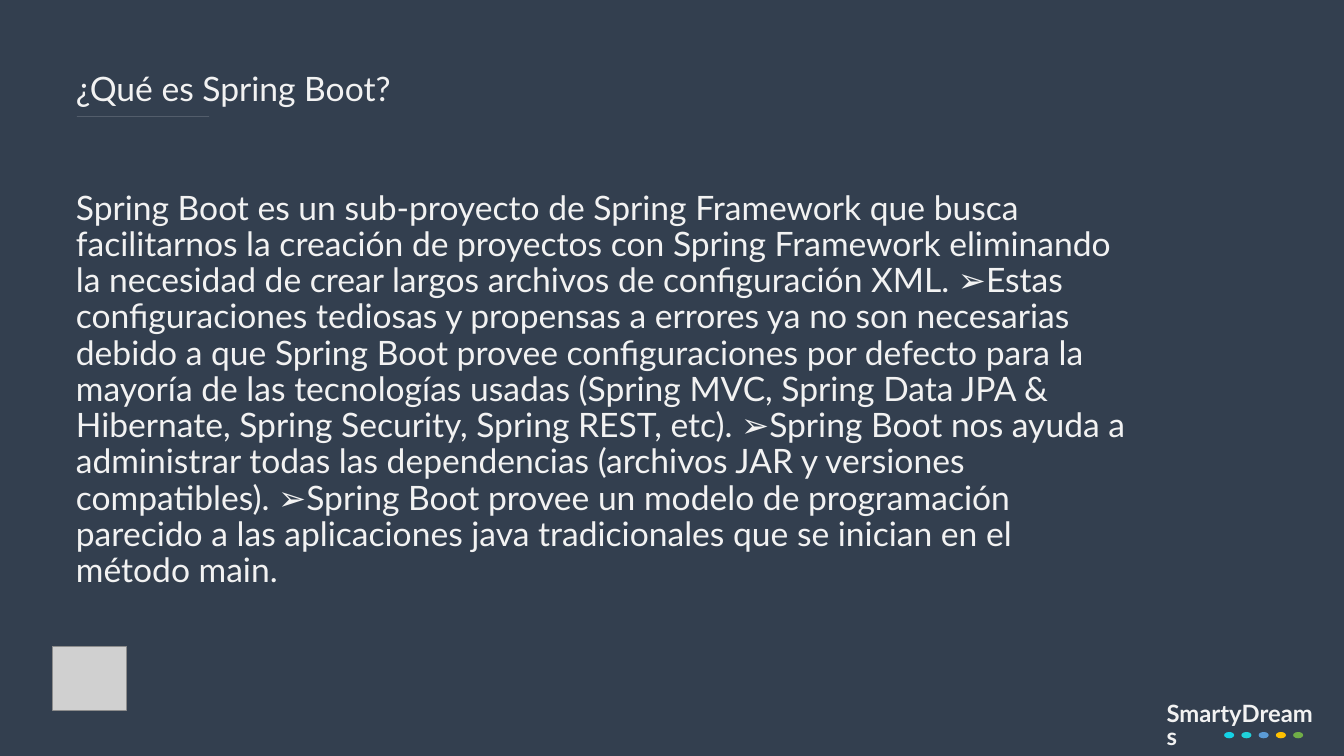
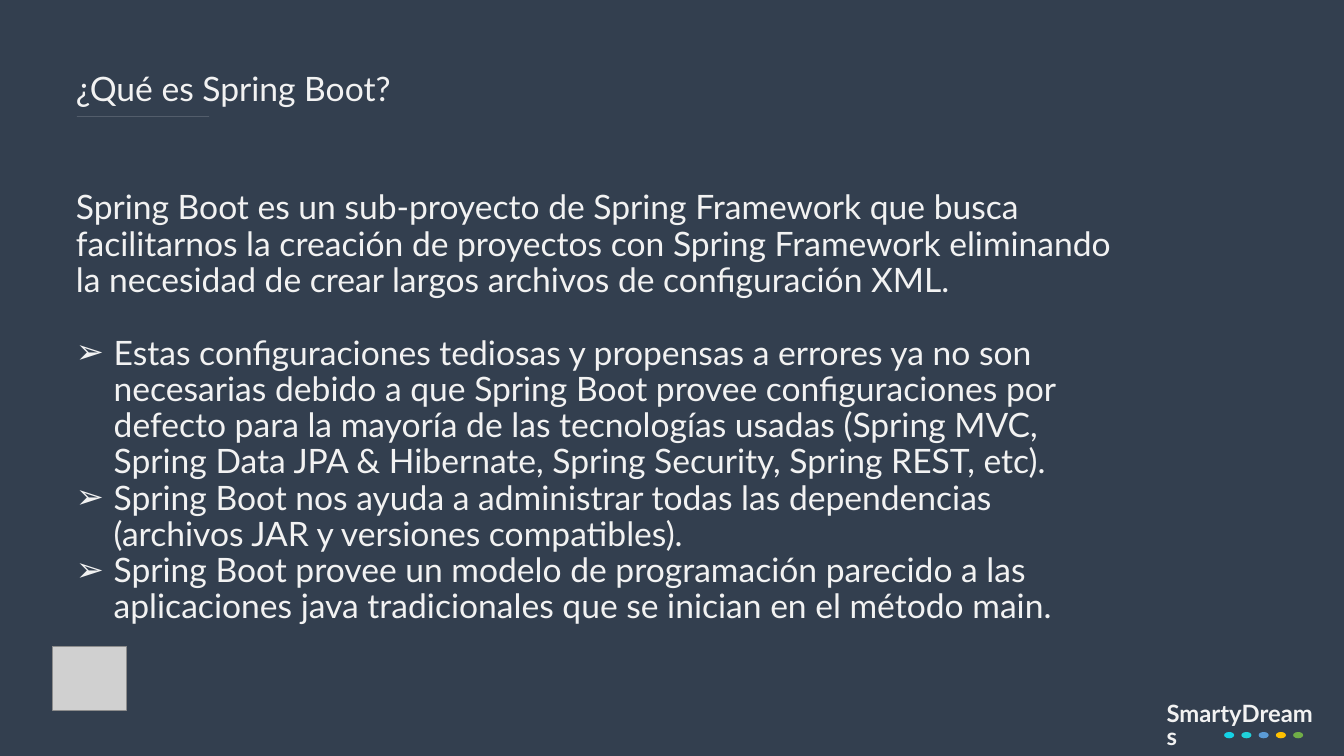
Before and after one commit to bsierra200/smarty-springBoot-curso, a slide deck: slide 3 of PDFs-Manuales/Spring Boot.pptx. Drawn at 1344x756 pixels with LibreOffice and Linux fonts; fonts in the diff are those of the drawing; grey boxes stand for pictures. Boxes give left, top, right and bottom in pixels: in the first picture for what was removed or moved away, otherwise in the second. Text is boxed around its words. In the diff, an @@ line names an element or a change of style, - is before the commit and + after.

Commit message:
Se suben carpetas de trabajo para usuarios

```diff
--- a/PDFs-Manuales/Spring Boot.pptx
+++ b/PDFs-Manuales/Spring Boot.pptx
@@ text at (76,194,1111,624): text changed @@
-Spring Boot es un sub-proyecto de Spring Framework que busca facilitarnos la creación de proyectos con Spring Framework eliminando la necesidad de crear largos archivos de configuración XML. ➢Estas configuraciones tediosas y propensas a errores ya no son necesarias debido a que Spring Boot provee configuraciones por defecto para la mayoría de las tecnologías usadas (Spring MVC, Spring Data JPA & Hibernate, Spring Security, Spring REST, etc). ➢Spring Boot nos ayuda a administrar todas las dependencias (archivos JAR y versiones compatibles). ➢Spring Boot provee un modelo de programación parecido a las aplicaciones java tradicionales que se inician en el método main.
+Spring Boot es un sub-proyecto de Spring Framework que busca facilitarnos la creación de proyectos con Spring Framework eliminando la necesidad de crear largos archivos de configuración XML.
+➢ Estas configuraciones tediosas y propensas a errores ya no son necesarias debido a que Spring Boot provee configuraciones por defecto para la mayoría de las tecnologías usadas (Spring MVC, Spring Data JPA & Hibernate, Spring Security, Spring REST, etc).
+➢ Spring Boot nos ayuda a administrar todas las dependencias (archivos JAR y versiones compatibles).
+➢ Spring Boot provee un modelo de programación parecido a las aplicaciones java tradicionales que se inician en el método main.
```
Also in this commit, not shown: 3 other slides changed.
